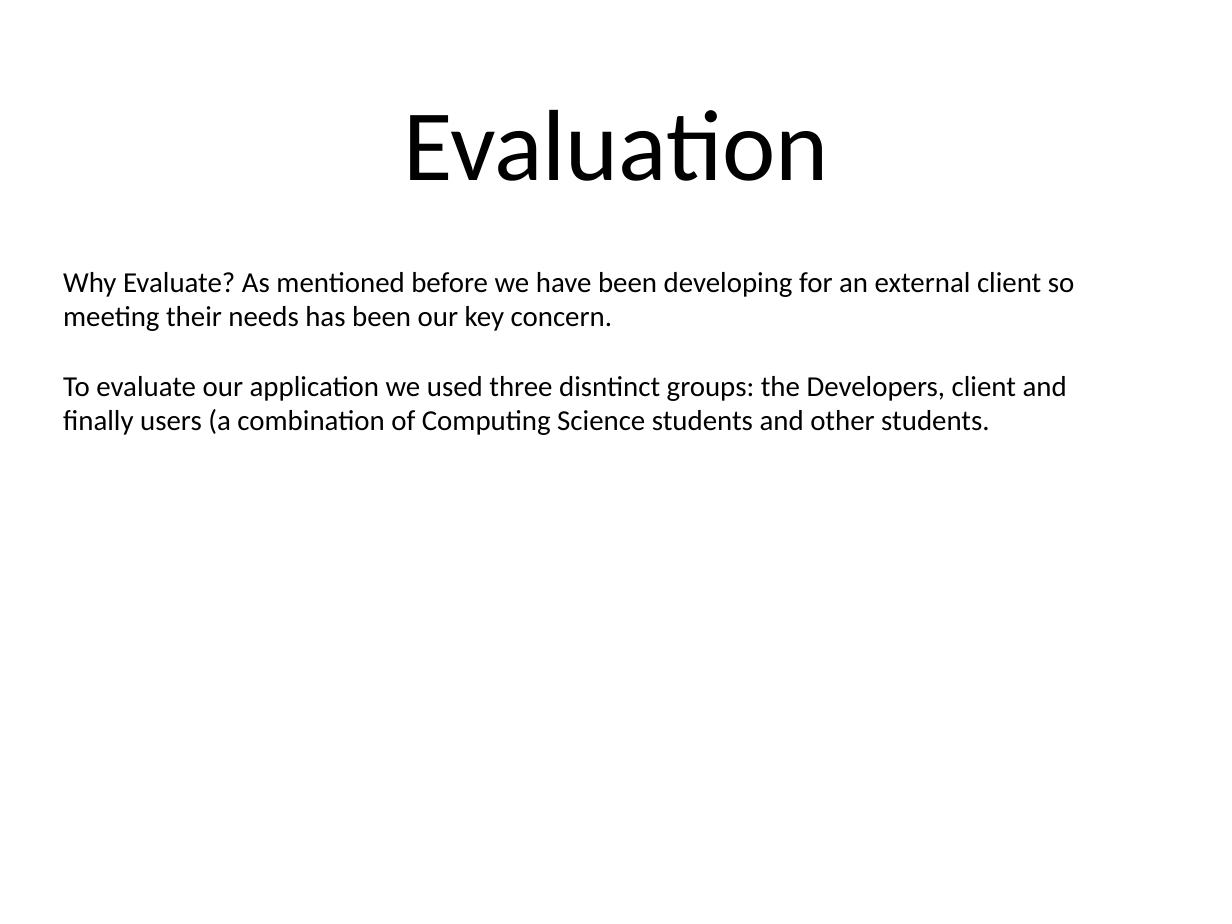
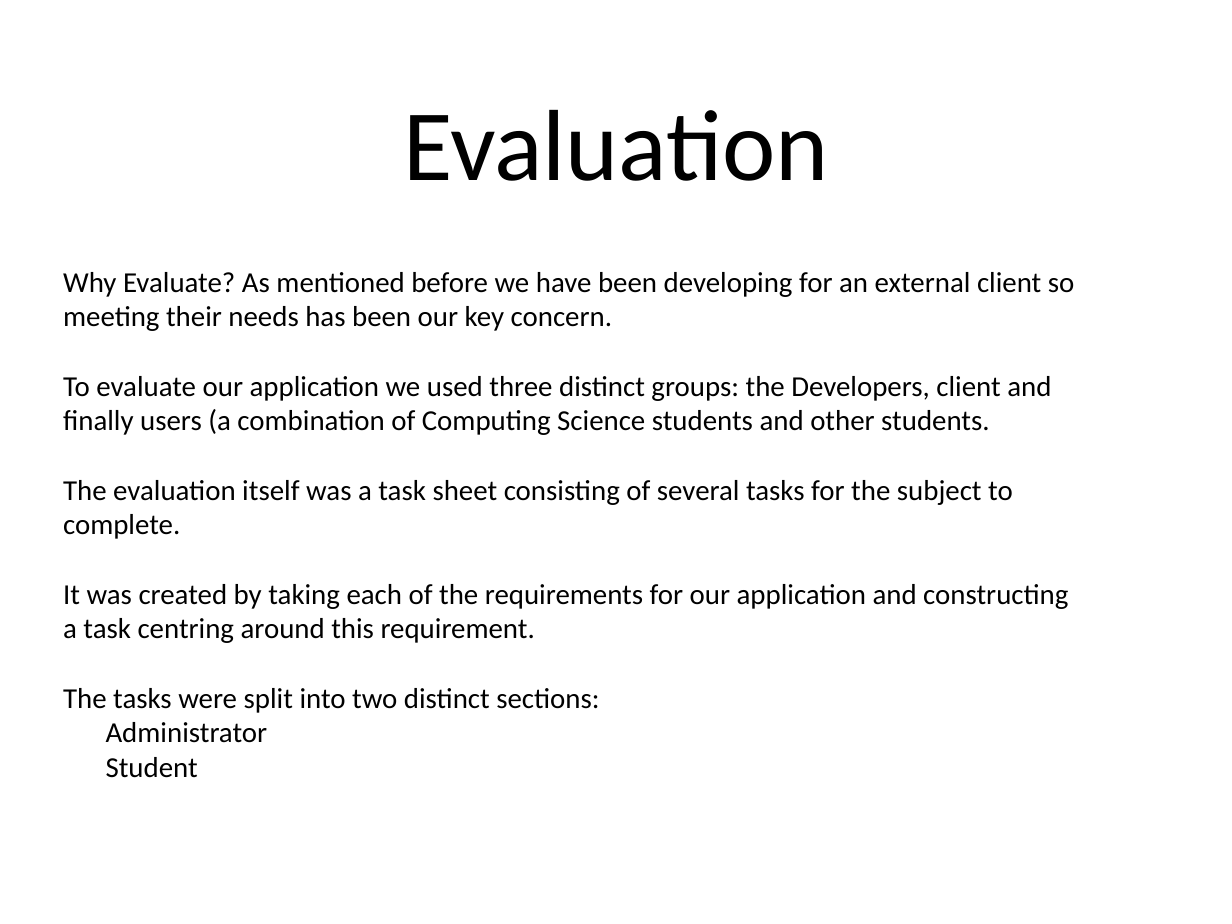
Before and after one commit to Stringsy/team-project, a slide deck: slide 16 of Documentation/Team V Project Presentation.ppt. Drawn at 1232x924 pixels with LibreOffice and Linux fonts; fonts in the diff are those of the drawing. Boxes give left, top, right and bottom in pixels: in the first picture for what was removed or moved away, otherwise in the second. Text is boxed around its words. In the diff, an @@ line names an element or a change of style, - is before the commit and + after.

Commit message:
Updated Powerpoint

```diff
--- a/Documentation/Team V Project Presentation.ppt
+++ b/Documentation/Team V Project Presentation.ppt
@@ text at box(63, 376, 1068, 778): text changed @@
-To evaluate our application we used three disntinct groups: the Developers, client and finally users (a combination of Computing Science students and other students.
+To evaluate our application we used three distinct groups: the Developers, client and finally users (a combination of Computing Science students and other students.
+The evaluation itself was a task sheet consisting of several tasks for the subject to complete.
+It was created by taking each of the requirements for our application and constructing a task centring around this requirement.
+The tasks were split into two distinct sections:
+Administrator
+Student
```
Also in this commit, not shown: 3 slides added.
